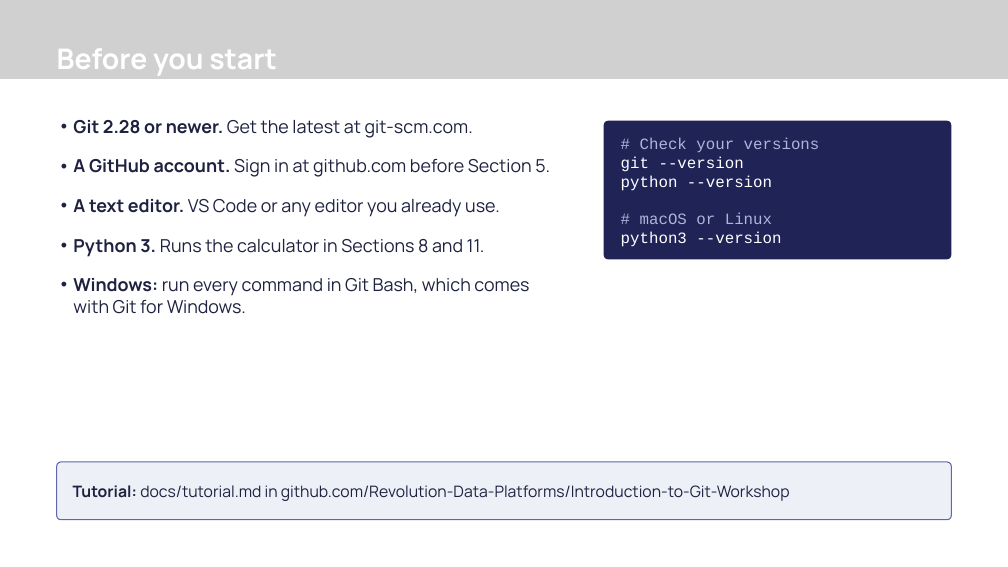
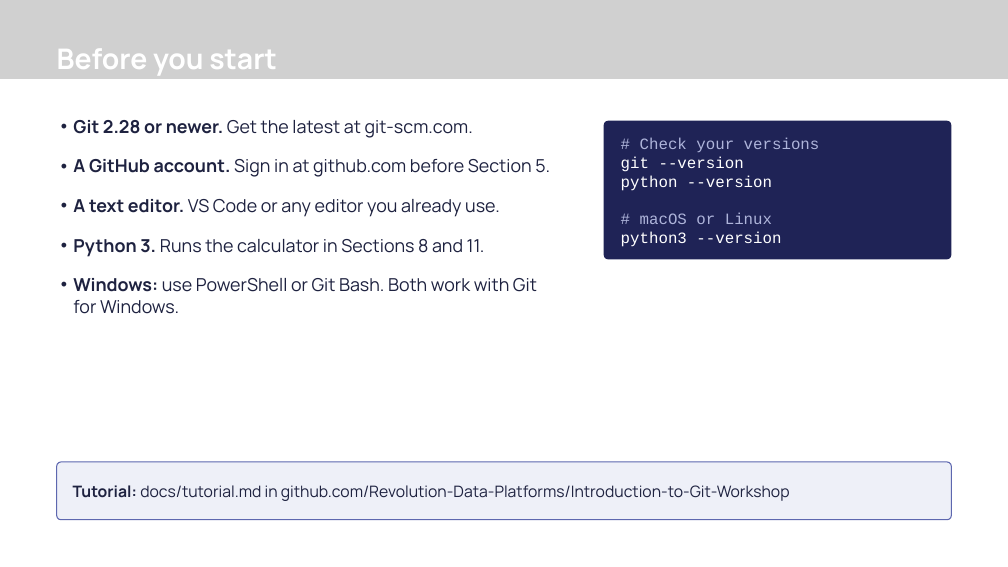
Before and after one commit to Revolution-Data-Platforms/Introduction-to-Git-Workshop, a slide deck: slide 3 of presentation/introduction-to-git-workshop.pptx. Drawn at 1008x567 pixels with LibreOffice and Linux fonts; fonts in the diff are those of the drawing; grey boxes stand for pictures; background and template pictures are left out. Boxes give left, top, right and bottom in pixels: in the first picture for what was removed or moved away, otherwise in the second. Text is boxed around its words. In the diff, an @@ line names an element or a change of style, - is before the commit and + after.

Commit message:
docs(workshop): support PowerShell as well as Git Bash
Git for Windows works the same in PowerShell, so the materials no longer require Git Bash. Multi-line commands that relied on a trailing backslash are now single lines that work in both shells, and the decks, PDFs, README and presenter guide say PowerShell or Git Bash.

```diff
--- a/presentation/introduction-to-git-workshop.pptx
+++ b/presentation/introduction-to-git-workshop.pptx
@@ text at [73,278,537,314]: text changed @@
-• Windows: run every command in Git Bash, which comes with Git for Windows.
+• Windows: use PowerShell or Git Bash. Both work with Git for Windows.
```
Also in this commit, not shown: 2 other slides changed, 6 other files.
